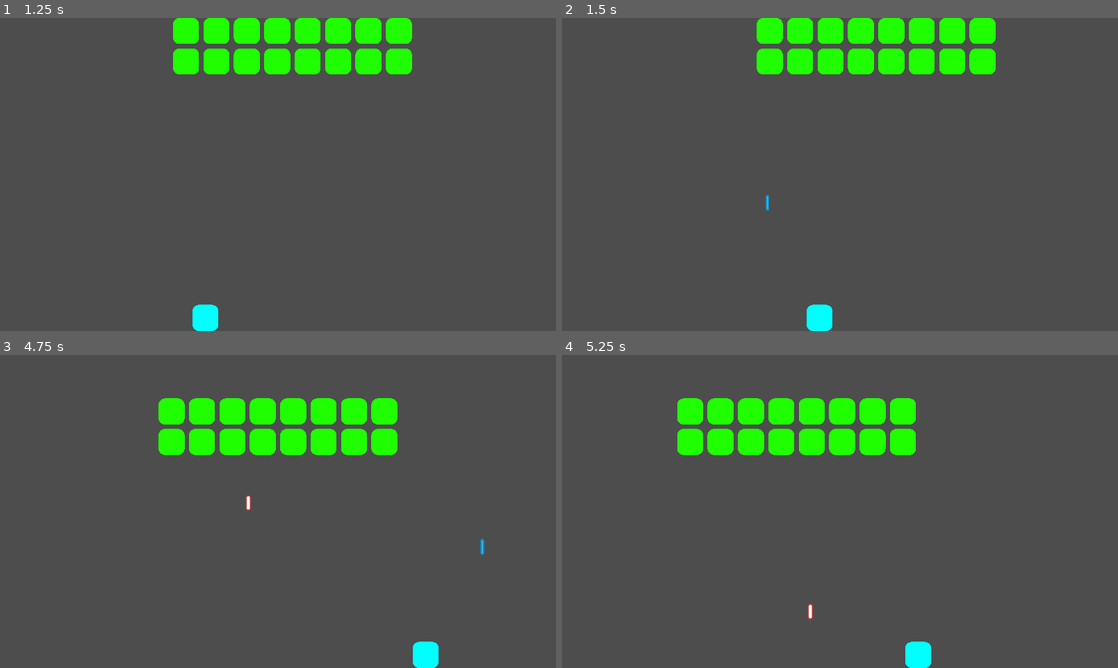
Above: before the commit, frames 1-4 (two rows, left to right).
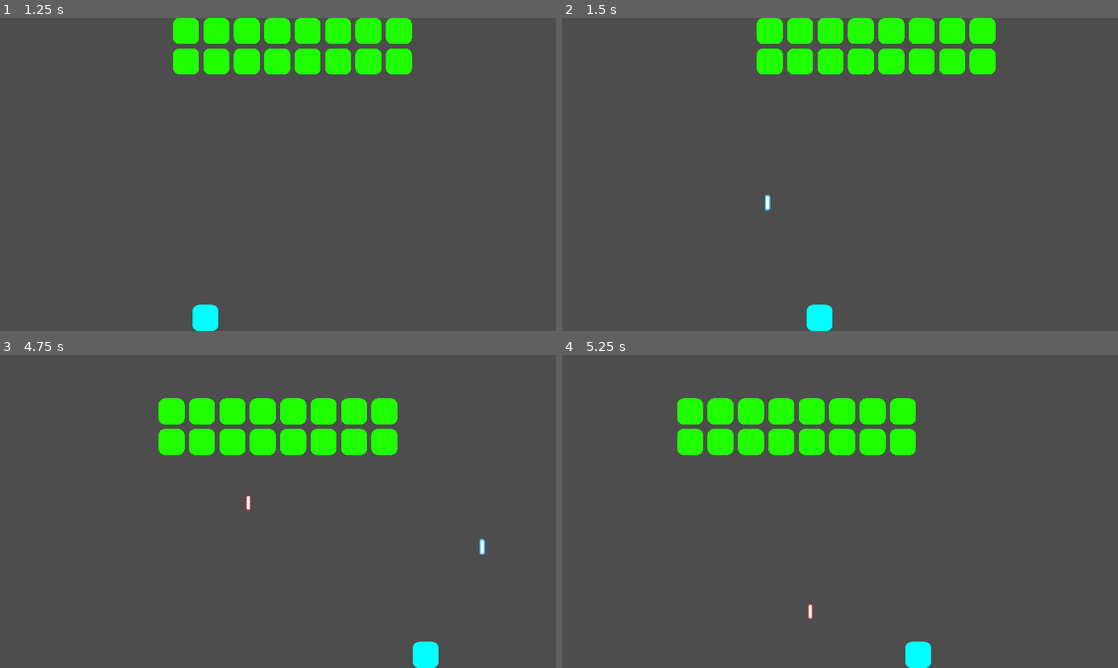
Above: after the commit, the same moments.

Repository: michael-j-coyne/space-defense
Game: Godot game, scene res://scenes/main.tscn
The game is run twice, just before and just after one commit, with the same random seed, the same clock (stepped at 60 frames per second) and the same inputs.
Inputs (mouse positions are in pixels of both pictures, inside the frame that each line leads up to):
- Up to frame 1 (1.25 s): click "Click here or press space to …" at 0.5 s
- Up to frame 2 (1.5 s): tap Enter (ui_accept) at 1.25 s; move the mouse to (962, 158) at 1.27 s; hold Right (ui_right) from 1.28 s (still down); hold Shift from 1.28 s (still down); click (962, 158) at 1.42 s
- Up to frame 3 (4.75 s): tap Enter (ui_accept) at 1.52, 4.52 s; release Right (ui_right) at 2 s; release Shift at 2 s; drag from (166, 527) to (394, 655) at 2.02 s; move the mouse to (333, 442) at 2.77 s; hold Right (ui_right) 2.78-3.5 s; tap Ctrl at 2.85 s; drag from (250, 574) to (278, 411) at 3.52 s; move the mouse to (444, 558) at 4.27 s; hold Left (ui_left) from 4.28 s (still down); tap Alt at 4.35 s
- Up to frame 4 (5.25 s): release Left (ui_left) at 5 s; drag from (673, 464) to (773, 411) at 5.02 s

Frame 1 is identical in both runs. In frame 2, less than 0.1% of the frame differs, in the area x 36-38%, y 56-62%; in frame 3, less than 0.1%; in frame 4, nothing differs.

Commit message:
Use new laser sprite for player projectile

Diff:
--- a/scenes/projectiles/player_projectiles/blue_laser.tscn
+++ b/scenes/projectiles/player_projectiles/blue_laser.tscn
@@ -2,7 +2,7 @@
 
 [ext_resource type="PackedScene" uid="uid://t1m28gtj0sb" path="res://components/attack_hitbox_component.tscn" id="1_5t7dm"]
 [ext_resource type="Script" path="res://scenes/projectiles/projectile.gd" id="1_vb64t"]
-[ext_resource type="Texture2D" uid="uid://c2jblj87js208" path="res://assets/laserBlue03.png" id="2_oqgkh"]
+[ext_resource type="Texture2D" uid="uid://ccthvaji8iw05" path="res://assets/laserBlue04.png" id="3_wxwp4"]
 
 [node name="BlueLaser" type="Node2D"]
 script = ExtResource("1_vb64t")
@@ -13,9 +13,9 @@
 collision_mask = 2
 
 [node name="CollisionPolygon2D" type="CollisionPolygon2D" parent="AttackHitboxComponent"]
-polygon = PackedVector2Array(4.5, 18.5, -4.5, 18.5, -4.5, -18.5, 4.5, -18.5)
+polygon = PackedVector2Array(6.5, 18.5, -6.5, 18.5, -6.5, -18.5, 6.5, -18.5)
 
 [node name="Sprite2D" type="Sprite2D" parent="."]
-texture = ExtResource("2_oqgkh")
+texture = ExtResource("3_wxwp4")
 
 [connection signal="attack_landed" from="AttackHitboxComponent" to="." method="_on_attack_landed"]
